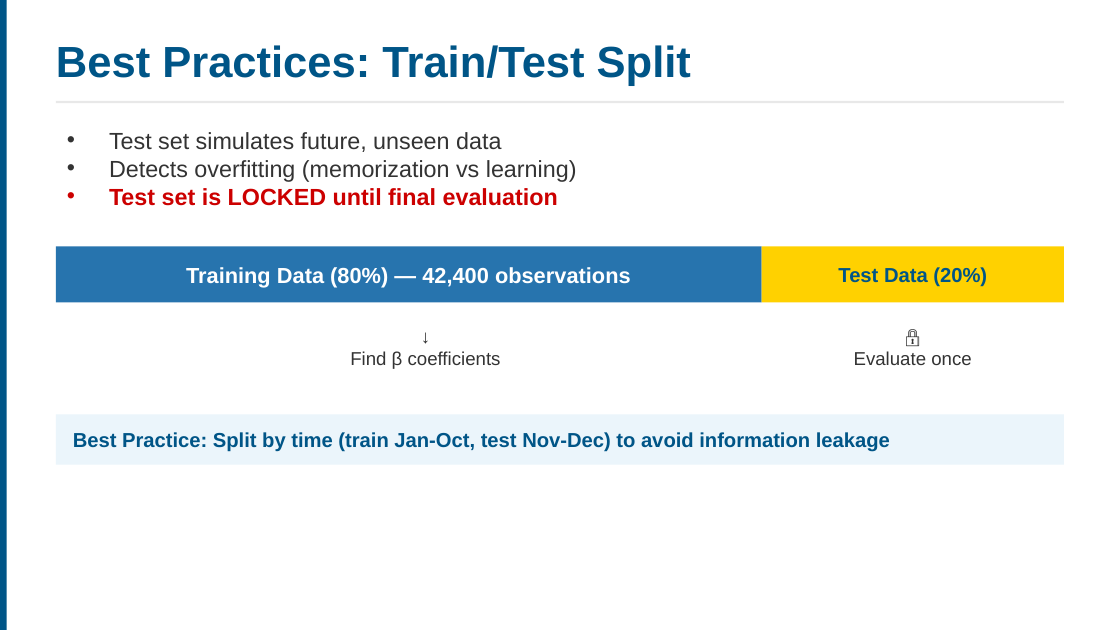
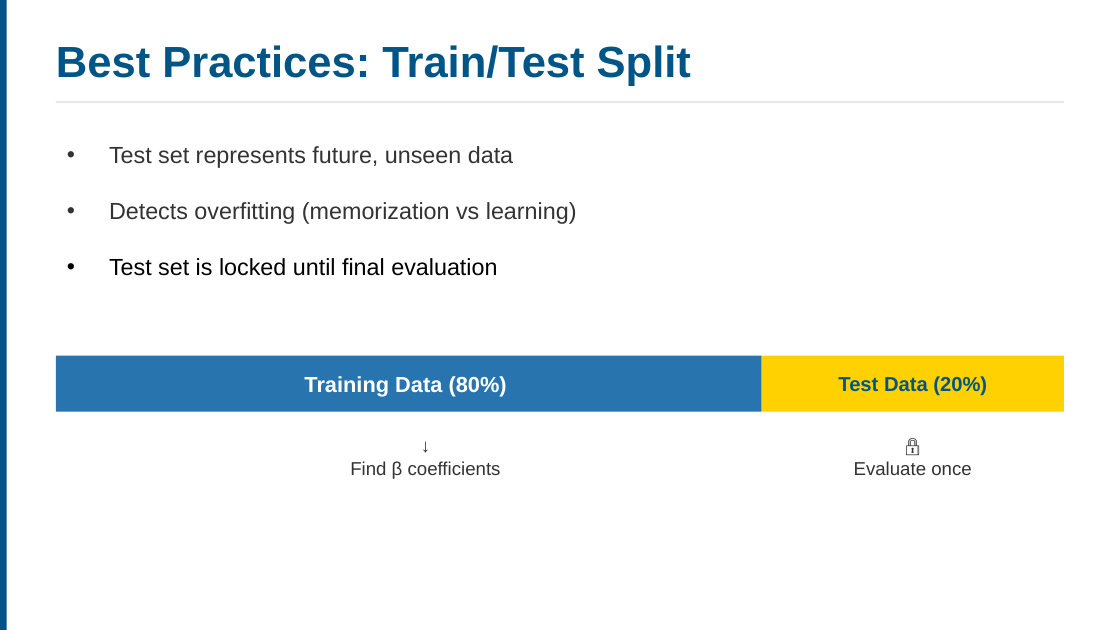
Before and after one commit to ucla-anderson-SSAI/SSAI, a slide deck: slide 28 of Slides/Week1.pptx. Drawn at 1120x630 pixels with LibreOffice and Linux fonts; fonts in the diff are those of the drawing. Boxes give left, top, right and bottom in pixels: in the first picture for what was removed or moved away, otherwise in the second. Text is boxed around its words. In the diff, an @@ line names an element or a change of style, - is before the commit and + after.

```diff
--- a/Slides/Week1.pptx
+++ b/Slides/Week1.pptx
@@ text "Test set represents future, unseen ..." moved from (x1=109, y1=132, x2=577, y2=206) to (x1=109, y1=146, x2=577, y2=276) @@
@@ text at (x1=109, y1=146, x2=513, y2=168): text changed @@
-• Test set simulates future, unseen data
+• Test set represents future, unseen data
@@ text at (x1=109, y1=258, x2=497, y2=276): text changed; text colour #CC0000 to #000000; bold off @@
-• Test set is LOCKED until final evaluation
+• Test set is locked until final evaluation
@@ 3 texts, 2 rectangles moved together from (x1=56, y1=246, x2=1064, y2=369) to (x1=56, y1=356, x2=1064, y2=479) @@
@@ text at (x1=304, y1=376, x2=507, y2=397): text changed @@
-Training Data (80%) — 42,400 observations
+Training Data (80%)
@@ rectangle removed at (x1=56, y1=414, x2=1064, y2=465) @@
@@ text removed at (x1=73, y1=432, x2=890, y2=452) @@
-Best Practice: Split by time (train Jan-Oct, test Nov-Dec) to avoid information leakage
```
Also in this commit, not shown: 20 other slides changed, 4 slides added, 4 slides removed, 19 other files.
